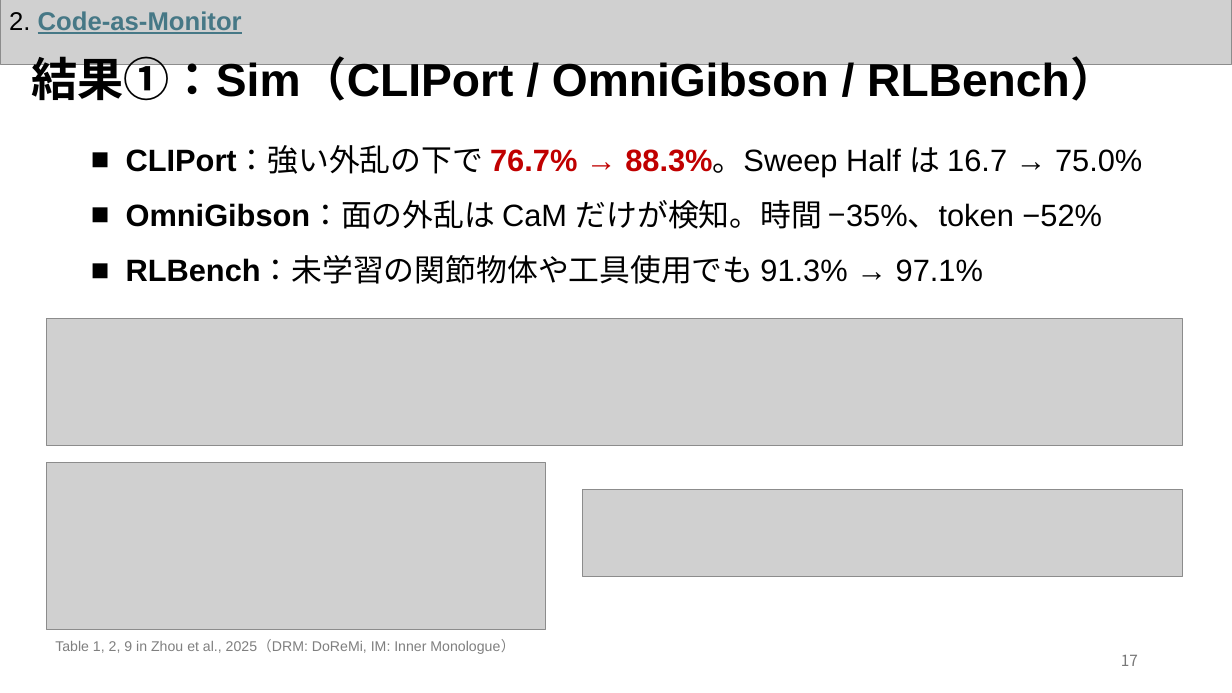
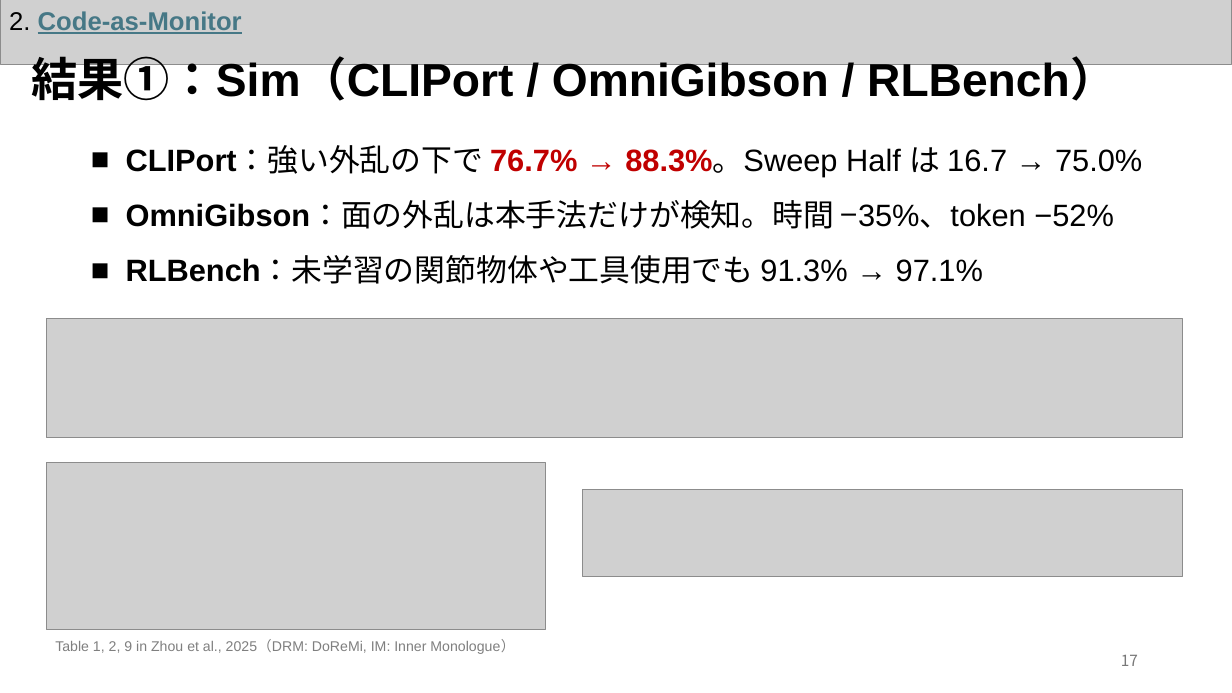
Before and after one commit to Azuma413/PaperPresentationSlides, a slide deck: slide 18 of 20261105_KaneyoshiHiratsuka_SurveySlide.pptx. Drawn at 1232x693 pixels with LibreOffice and Linux fonts; fonts in the diff are those of the drawing; grey boxes stand for pictures. Boxes give left, top, right and bottom in pixels: in the first picture for what was removed or moved away, otherwise in the second. Text is boxed around its words. In the diff, an @@ line names an element or a change of style, - is before the commit and + after.

```diff
--- a/20261105_KaneyoshiHiratsuka_SurveySlide.pptx
+++ b/20261105_KaneyoshiHiratsuka_SurveySlide.pptx
@@ text at <box>126,202,1114,229</box>: text changed @@
-■ OmniGibson：面の外乱は CaM だけが検知。時間 −35%、token −52%
+■ OmniGibson：面の外乱は本手法だけが検知。時間 −35%、token −52%
@@ picture: place and size @@
-picture at <box>46,319,1183,445</box>
+picture at <box>46,319,1183,437</box>
```
Also in this commit, not shown: 21 other slides changed, 3 other files.
